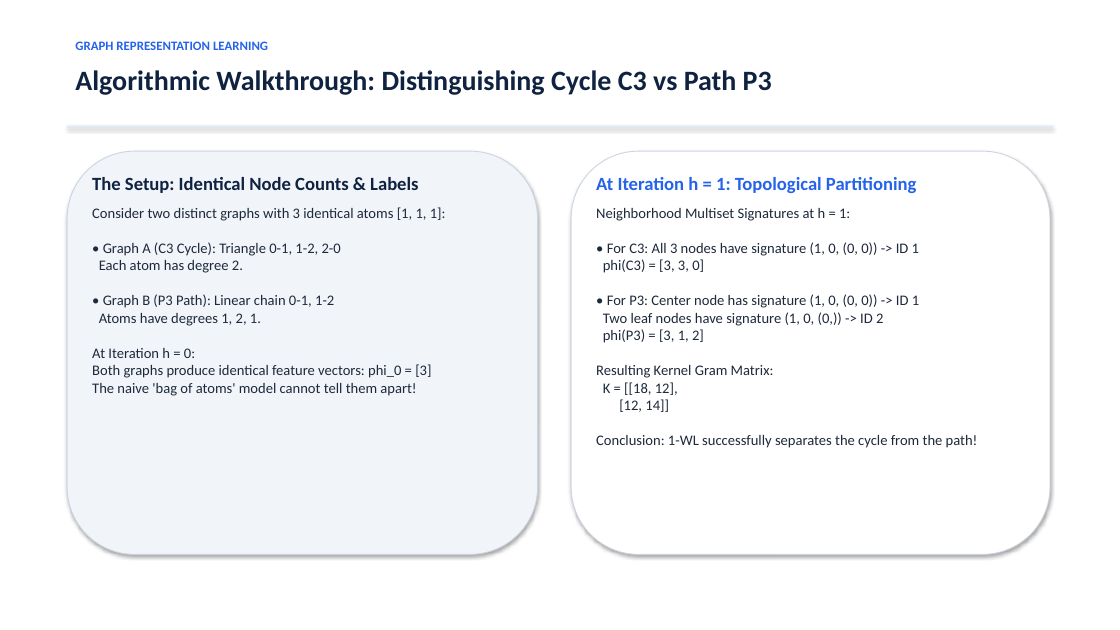
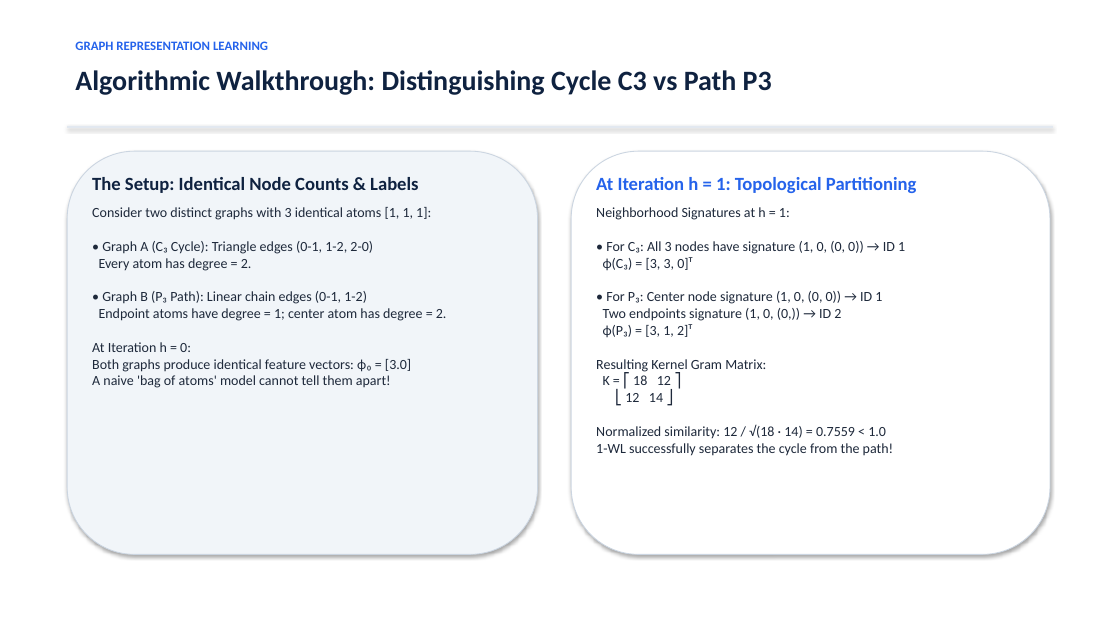
Before and after one commit to Vishal-Karthikeyan-S/Molecular-Graph-Classification-WL-Kernel, a slide deck: slide 4 of reports/Molecular_Graph_Classification_Presentation.pptx. Drawn at 1120x630 pixels with LibreOffice and Linux fonts; fonts in the diff are those of the drawing. Boxes give left, top, right and bottom in pixels: in the first picture for what was removed or moved away, otherwise in the second. Text is boxed around its words. In the diff, an @@ line names an element or a change of style, - is before the commit and + after.

```diff
--- a/reports/Molecular_Graph_Classification_Presentation.pptx
+++ b/reports/Molecular_Graph_Classification_Presentation.pptx
@@ text at box(92, 207, 447, 388): text changed; size 12.5 to 12 pt @@
-Consider two distinct graphs with 3 identical atoms [1, 1, 1]:
-• Graph A (C3 Cycle): Triangle 0-1, 1-2, 2-0
-Each atom has degree 2.
-• Graph B (P3 Path): Linear chain 0-1, 1-2
-Atoms have degrees 1, 2, 1.
-At Iteration h = 0:
-Both graphs produce identical feature vectors: phi_0 = [3]
-The naive 'bag of atoms' model cannot tell them apart!
+Consider two distinct graphs with 3 identical atoms [1, 1, 1]:
+• Graph A (C₃ Cycle): Triangle edges (0-1, 1-2, 2-0)
+Every atom has degree = 2.
+• Graph B (P₃ Path): Linear chain edges (0-1, 1-2)
+Endpoint atoms have degree = 1; center atom has degree = 2.
+At Iteration h = 0:
+Both graphs produce identical feature vectors: ϕ₀ = [3.0]
+A naive 'bag of atoms' model cannot tell them apart!
@@ text at box(596, 207, 905, 456): text changed; size 12.5 to 12 pt @@
-Neighborhood Multiset Signatures at h = 1:
-• For C3: All 3 nodes have signature (1, 0, (0, 0)) -> ID 1
-phi(C3) = [3, 3, 0]
-• For P3: Center node has signature (1, 0, (0, 0)) -> ID 1
-Two leaf nodes have signature (1, 0, (0,)) -> ID 2
-phi(P3) = [3, 1, 2]
-Resulting Kernel Gram Matrix:
-K = [[18, 12],
-[12, 14]]
-Conclusion: 1-WL successfully separates the cycle from the path!
+Neighborhood Signatures at h = 1:
+• For C₃: All 3 nodes have signature (1, 0, (0, 0)) → ID 1
+ϕ(C₃) = [3, 3, 0]ᵀ
+• For P₃: Center node signature (1, 0, (0, 0)) → ID 1
+Two endpoints signature (1, 0, (0,)) → ID 2
+ϕ(P₃) = [3, 1, 2]ᵀ
+Resulting Kernel Gram Matrix:
+K = ⎡ 18 12 ⎤
+⎣ 12 14 ⎦
+Normalized similarity: 12 / √(18 · 14) = 0.7559 < 1.0
+1-WL successfully separates the cycle from the path!
```
Also in this commit, not shown: 1 other slide changed, 5 other files.
